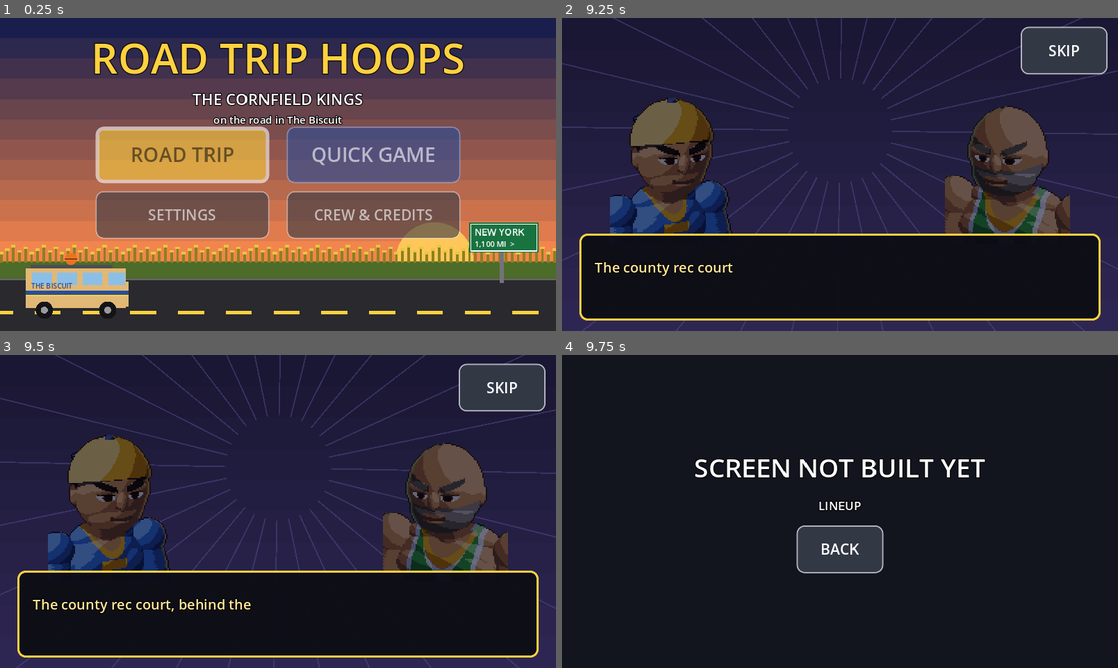
Above: before the commit, frames 1-4 (two rows, left to right).
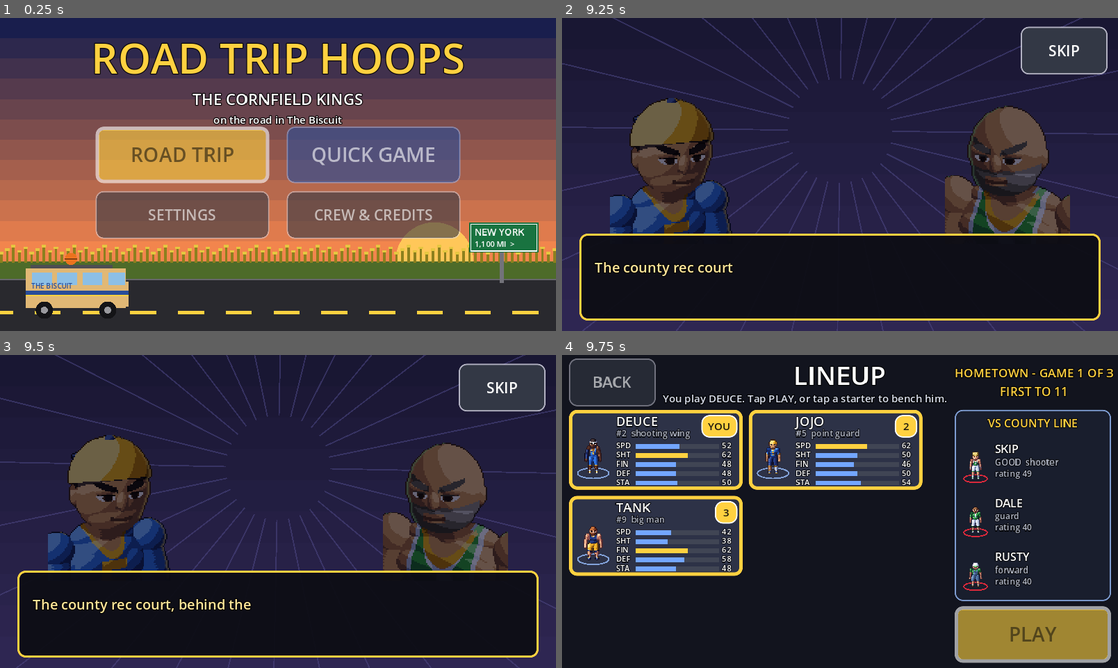
Above: after the commit, the same moments.

Repository: Kirmalo/road-trip-hoops
Game: Godot game, scene res://main.tscn
The game is run twice, just before and just after one commit, with the same random seed, the same clock (stepped at 60 frames per second) and the same inputs.
Inputs (mouse positions are in pixels of both pictures, inside the frame that each line leads up to):
- Up to frame 1 (0.25 s): no input
- Up to frame 2 (9.25 s): tap Enter at 0.5, 0.6, 6.05 s; move the mouse to (812, 237) at 0.52 s; hold W 0.53-1.25 s; click (812, 237) at 0.67 s; tap Space at 0.77 s; click "EASY" at 1.25 s; click "EASY" at 2 s; click "NORMAL" at 2.75 s; click "NORMAL" at 3.5 s; click "BACK" at 4.25 s; drag from (1006, 221) to (812, 237) at 5.02 s; move the mouse to (673, 127) at 5.77 s; hold A 5.78-6.5 s; tap Keypad Enter at 5.85 s; click (673, 127) at 5.92 s; click "NEW TRIP" at 6.5 s; click "EASY" at 7.25 s; click "SKIP" at 8 s; click "GO" at 8.75 s
- Up to frame 3 (9.5 s): no input
- Up to frame 4 (9.75 s): click "SKIP" at 9.5 s

Frames 1-3 are identical in both runs. In frame 4, 35% of the frame differs, in the area x 1-100%, y 1-99%.

Commit message:
P5-11: lineup screen (lineup.gd)
Roster cards in a 2-column scrolling list (idle sprite in your colors on a blue ring,
name, number, role, 5 stat bars); tap to pick 3 starters, the first picked is YOU (badges
YOU / 2 / 3), tap a starter to bench him. The crew you face (their 3, red rings) on the
right, PLAY under it (Trip.set_starters, then Trip.match_for, then the game); BACK to the
map or the bracket. The last lineup is remembered (saved on PLAY). Cards scroll by drag
and only count a tap that didn't move; taps are off for 0.4 s on open and after PLAY.

Trip test: on the first lineup with a recruit it benches everyone and picks by taps
(tap_player), then checks the game and the save use that lineup; --screens decides
games at once and turns vsync off so a screenshot run takes seconds.

Co-Authored-By: Claude Opus 5.5 <noreply@anthropic.com>
Claude-Session: https://claude.ai/code/session_01K8WPuYbTD1xrCASynmgFd3

Diff:
--- /dev/null
+++ b/scripts/lineup.gd
@@ -0,0 +1,460 @@
+extends CanvasLayer
+# Lineup screen (P5-11, Flow screen "lineup"): pick your 3 starters before every trip game. Built in code (ui_kit.gd).
+#   Left: your roster (the 3 underdogs + recruits, up to about 10) as big cards in a scrolling list: idle sprite in
+#   your colors, name, number and role, the 5 stat bars. Tap a card to put him in the lineup; the FIRST one you pick
+#   is the one you control (badge YOU), the others get 2 and 3. Tap a starter again to bench him (the ones after him
+#   move up). With 3 picked, a tap on a bench player says to bench one first.
+#   Right: the crew you face (their 3 for this game, from Trip.match_for()) and PLAY.
+#   PLAY: Trip.set_starters(picks, picks[0]) (saved, so the lineup is remembered for the next game), then
+#   Trip.match_for() builds Flow.match and the game starts. BACK: the map (New York: the bracket).
+# Drag the list (or its wide scroll bar) to scroll; a drag never counts as a tap. Taps are ignored for ARM_T s when the
+# screen opens and once PLAY is on its way, so nothing leaks into the next screen or the game.
+# Desktop testing: Enter = PLAY, Escape = BACK. Trip test: auto_step() keeps the lineup and taps PLAY;
+# tap_player(id) is the card tap (the trip test's pick check uses it).
+
+const UI = preload("res://scripts/ui_kit.gd")
+const Flow = preload("res://scripts/flow.gd")
+const Trip = preload("res://scripts/trip.gd")
+const Cities = preload("res://scripts/cities.gd")
+
+const ARM_T := 0.4                       # s the screen ignores taps after it opens (a tap from the last screen)
+const FRAME_SIZE := Vector2(1280, 720)   # the layout box, centred on wider / taller screens
+const BACK_POS := Vector2(16, 8)
+const HEAD_Y := 4.0                      # px: the title row
+const HINT_X := 232.0                    # px: the hint line, right of BACK
+const HINT_Y := 82.0
+const LIST_POS := Vector2(16, 126)       # the roster list (scrolls)
+const LIST_SIZE := Vector2(872, 580)
+const SCROLL_BAR_W := 36                 # wide enough to drag with a thumb
+const COLS := 2
+const CARD_SIZE := Vector2(400, 184)     # one roster card (the tap target)
+const CARD_GAP := 14
+const CARD_PAD := 12.0
+const SIDE_POS := Vector2(904, 126)      # the opponent panel
+const SIDE_SIZE := Vector2(360, 440)
+const OPP_ROW := 124.0                   # px per opponent
+const PLAY_SIZE := Vector2(360, 130)
+const PLAY_POS := Vector2(904, 578)
+const TAP_SLOP := 14.0                   # px a finger may move and still tap (more = a scroll drag)
+const JUMP_PX := 80.0                    # px: one motion longer than this is a jump of the emulated mouse, not a drag
+const HINT_FLASH := 1.6                  # s the "bench one first" hint stays
+const SPRITE_SCALE := 2.0                # idle frame 40 x 64 source px on a card
+const OPP_SPRITE_SCALE := 1.5
+const SHEET_FRAME := Vector2(40, 64)     # player.gd SHEET_FRAME; idle facing the camera = column 0, row 0
+const SHEET_SIZE := Vector2(1480, 320)   # a full sheet; anything else is drawn as a silhouette
+const SHEET_DIR := "res://assets/players/"
+const CREW_SUFFIX := "_crew"
+const FALLBACK_SHEETS := ["blue_1", "red_1"]   # today's sheets when a player's own is missing (yours / theirs)
+const NAME_FONT := 30
+const SMALL_FONT := 20
+const STAT_FONT := 18
+const STAT_ROW := 21.0                   # px per stat row
+const STAT_LABEL_W := 46.0
+const STAT_NUM_W := 34.0
+const STAT_BAR_H := 11.0
+const STAT_BAR_BG := Color(0.25, 0.27, 0.33)
+const STAT_BAR := Color(0.45, 0.65, 1.0)
+const STAT_HIGH := Color(1.0, 0.82, 0.25)   # 60 and up in gold
+const STAT_HIGH_AT := 60
+const CARD_FILL := Color(0.1, 0.12, 0.18, 0.95)
+const CARD_FILL_PICKED := Color(0.18, 0.2, 0.28, 0.98)
+const CARD_BORDER_W := 3
+const PICKED_BORDER_W := 8
+const BADGE_R := 26.0                    # the YOU / 2 / 3 badge
+const DIM_TEXT := Color(0.7, 0.72, 0.78)
+const HINT_COLOR := Color(0.85, 0.87, 0.92)
+const WARN_COLOR := Color(1.0, 0.6, 0.35)
+const THEIR_RING := Color(0.85, 0.16, 0.23)   # the opponents' ring is always red (owner Q11 a)
+const STAT_NAMES := [["speed", "SPD"], ["shooting", "SHT"], ["finishing", "FIN"], ["defense", "DEF"],
+		["stamina", "STA"]]
+const TIER_TEXT := {"start": "", "avg": "", "good": "GOOD", "boss": "BOSS"}
+
+var main                     # main.gd (set by Flow.build_screen)
+var audio                    # this screen's audio.gd
+var music := "menu"
+
+var _root: Control
+var _frame: Control
+var _scroll: ScrollContainer
+var _cards: Array = []       # Card nodes, roster order
+var _roster: Array = []      # Trip.roster() player dicts
+var _picks: Array = []       # ids in pick order; [0] = you
+var _hint: Label
+var _hint_t := 0.0
+var _play: Button
+var _back: Button
+var _arm_t := ARM_T
+var _busy := false
+var _match := {}
+var _tex := {}               # sheet id -> Texture2D or null (cache)
+
+func _ready() -> void:
+	if not Trip.active:
+		Trip.continue_trip()   # a reload straight onto the lineup: the save is the truth
+	_roster = Trip.roster()
+	_match = Trip.match_for() if Trip.active else {}
+	var ids: Array = Trip.roster_ids()
+	for id in Trip.starters:
+		if ids.has(str(id)) and not _picks.has(str(id)) and _picks.size() < Trip.STARTERS:
+			_picks.append(str(id))
+	_root = UI.screen_root(self)
+	_frame = Control.new()
+	_frame.mouse_filter = Control.MOUSE_FILTER_IGNORE
+	_frame.size = FRAME_SIZE
+	_root.add_child(_frame)
+	_root.resized.connect(_center)
+	_center()
+	_build_head()
+	_build_list()
+	_build_side()
+	_refresh()
+	_stat("lineup_screen")
+
+func _center() -> void:
+	_frame.position = ((_root.size - FRAME_SIZE) / 2.0).floor()
+
+func _process(delta: float) -> void:
+	if _arm_t > 0.0:
+		_arm_t -= delta
+		if _arm_t <= 0.0:
+			_refresh()
+	if _hint_t > 0.0:
+		_hint_t -= delta
+		if _hint_t <= 0.0:
+			_refresh()
+
+func _unhandled_key_input(event: InputEvent) -> void:
+	var k := event as InputEventKey
+	if k == null or not k.pressed or k.echo:
+		return
+	if k.keycode == KEY_ESCAPE:
+		_on_back()
+	elif k.keycode == KEY_ENTER:
+		_on_play()
+
+func _stat(key: String) -> void:
+	if main != null and main.has_method("stat"):
+		main.stat(key)
+
+# ---------------- building ----------------
+
+func _build_head() -> void:
+	_back = UI.button(_frame, "BACK", _on_back, UI.KIND_OPT, UI.SMALL_SIZE)
+	_back.position = BACK_POS
+	var head := UI.title(_frame, "LINEUP")
+	head.position = Vector2(240, HEAD_Y)
+	head.size = Vector2(800, 76)
+	var sub: String = str(_match.get("label", ""))
+	if _match.has("target"):
+		sub += "\nFIRST TO %d" % int(_match.get("target", 0))
+	var lbl := UI.subtitle(_frame, sub, UI.LIT_COLOR)
+	lbl.position = SIDE_POS - Vector2(0, SIDE_POS.y - HEAD_Y)
+	lbl.size = Vector2(SIDE_SIZE.x, SIDE_POS.y - HEAD_Y - 6.0)
+	_hint = UI.label(_frame, "", SMALL_FONT + 4, HINT_COLOR)
+	_hint.position = Vector2(HINT_X, HINT_Y)
+	_hint.size = Vector2(LIST_POS.x + LIST_SIZE.x - HINT_X, 36)
+
+func _build_list() -> void:
+	_scroll = ScrollContainer.new()
+	_scroll.position = LIST_POS
+	_scroll.size = LIST_SIZE
+	_scroll.horizontal_scroll_mode = ScrollContainer.SCROLL_MODE_DISABLED
+	_scroll.mouse_filter = Control.MOUSE_FILTER_STOP
+	var bar: VScrollBar = _scroll.get_v_scroll_bar()
+	bar.custom_minimum_size = Vector2(SCROLL_BAR_W, 0)
+	bar.add_theme_stylebox_override("scroll", UI.style_box(UI.OPT_COLOR, UI.OPT_BORDER, 2))
+	for k in ["grabber", "grabber_highlight", "grabber_pressed"]:
+		bar.add_theme_stylebox_override(k, UI.style_box(UI.LIT_COLOR, UI.LIT_BORDER, 2))
+	_frame.add_child(_scroll)
+	var grid := GridContainer.new()
+	grid.columns = COLS
+	grid.add_theme_constant_override("h_separation", CARD_GAP)
+	grid.add_theme_constant_override("v_separation", CARD_GAP)
+	grid.mouse_filter = Control.MOUSE_FILTER_IGNORE
+	_scroll.add_child(grid)
+	for p in _roster:
+		var c := Card.new()
+		c.screen = self
+		c.p = p
+		c.tex = _sheet(str(p.get("sheet", "")), 0)
+		c.custom_minimum_size = CARD_SIZE
+		c.mouse_filter = Control.MOUSE_FILTER_STOP
+		grid.add_child(c)
+		_cards.append(c)
+
+func _build_side() -> void:
+	var side := Side.new()
+	side.screen = self
+	side.position = SIDE_POS
+	side.size = SIDE_SIZE
+	side.mouse_filter = Control.MOUSE_FILTER_IGNORE
+	var teams: Array = _match.get("teams", [])
+	if teams.size() == 2:
+		side.crew = str((teams[1] as Dictionary).get("name", ""))
+		for p in (teams[1] as Dictionary).get("players", []):
+			side.players.append(p)
+			side.texs.append(_sheet(str((p as Dictionary).get("sheet", "")), 1))
+	_frame.add_child(side)
+	_play = UI.button(_frame, "PLAY", _on_play, UI.KIND_LIT, PLAY_SIZE)
+	_play.position = PLAY_POS
+
+# a sheet texture (null = draw a silhouette): the player's own, without _crew, then today's team sheet
+func _sheet(sheet: String, team: int) -> Texture2D:
+	var key: String = "%s/%d" % [sheet, team]
+	if _tex.has(key):
+		return _tex[key]
+	var tries: Array = [sheet]
+	if sheet.ends_with(CREW_SUFFIX):
+		tries.append(sheet.substr(0, sheet.length() - CREW_SUFFIX.length()))
+	tries.append(FALLBACK_SHEETS[team])
+	var out: Texture2D = null
+	for s in tries:
+		var path: String = SHEET_DIR + str(s) + ".png"
+		if str(s) != "" and ResourceLoader.exists(path):
+			var t = load(path)
+			if t is Texture2D and (t as Texture2D).get_size() == SHEET_SIZE:
+				out = t
+				break
+	_tex[key] = out
+	return out
+
+# ---------------- state ----------------
+
+func _refresh() -> void:
+	var full: bool = _picks.size() == Trip.STARTERS
+	UI.set_enabled(_play, full and _arm_t <= 0.0 and not _busy)
+	UI.set_enabled(_back, _arm_t <= 0.0 and not _busy)
+	if _hint_t > 0.0:
+		_hint.label_settings.font_color = WARN_COLOR
+	else:
+		_hint.label_settings.font_color = HINT_COLOR
+		if _picks.is_empty():
+			_hint.text = "Tap 3 starters. The first one you pick is YOU."
+		elif full:
+			_hint.text = "You play %s. Tap PLAY, or tap a starter to bench him." % _name_of(str(_picks[0]))
+		else:
+			_hint.text = "Pick %d more. You play %s." % [Trip.STARTERS - _picks.size(), _name_of(str(_picks[0]))]
+	for c in _cards:
+		(c as Control).queue_redraw()
+
+func _name_of(id: String) -> String:
+	for p in _roster:
+		if str(p.get("id", "")) == id:
+			return str(p.get("name", id))
+	return id
+
+# the badge of a roster player: 0 = bench, 1 = YOU, 2, 3
+func slot_of(id: String) -> int:
+	return _picks.find(id) + 1
+
+# a tap on a roster card (also the trip test's tap)
+func tap_player(id: String) -> void:
+	if _busy:
+		return
+	if _picks.has(id):
+		_picks.erase(id)
+		_stat("lineup_bench")
+	elif _picks.size() < Trip.STARTERS:
+		_picks.append(id)
+		_stat("lineup_pick")
+	else:
+		_hint.text = "3 starters picked: tap one of them to bench him first."
+		_hint_t = HINT_FLASH
+		_refresh()
+		return
+	if audio != null:
+		audio.play("bounce", -8.0)
+	_hint_t = 0.0
+	_refresh()
+
+func _card_tapped(id: String) -> void:
+	if _arm_t > 0.0:
+		return
+	tap_player(id)
+
+func _on_play() -> void:
+	if _busy or _arm_t > 0.0 or _picks.size() != Trip.STARTERS:
+		return
+	if not Trip.set_starters(_picks, str(_picks[0])):
+		_hint.text = "That lineup doesn't work: pick 3 different players."
+		_hint_t = HINT_FLASH
+		_refresh()
+		return
+	if audio != null:
+		audio.play("bounce", -4.0)
+	_stat("lineup_play")
+	Trip.match_for()   # Flow.match with these starters (starter 0 = you)
+	_go(Flow.GAME)
+
+func _on_back() -> void:
+	if _busy or _arm_t > 0.0:
+		return
+	_go("bracket" if Trip.is_tournament(Trip.city) else "map")
+
+func _go(to: String) -> void:
+	_busy = true
+	_refresh()
+	Flow.go(to)
+
+# trip test: keep the lineup (fill it from the roster if it isn't 3) and PLAY
+func auto_step() -> bool:
+	if _busy:
+		return false
+	for id in Trip.roster_ids():
+		if _picks.size() >= Trip.STARTERS:
+			break
+		if not _picks.has(str(id)):
+			_picks.append(str(id))
+	_arm_t = 0.0
+	_on_play()
+	return _busy
+
+# ---------------- drawing helpers (cards and the side panel) ----------------
+
+static func draw_text(c: CanvasItem, pos: Vector2, text: String, fs: int, col: Color,
+		align := HORIZONTAL_ALIGNMENT_LEFT, w := -1.0) -> void:
+	var font: Font = ThemeDB.fallback_font
+	c.draw_string_outline(font, pos, text, align, w, fs, 6, UI.OUTLINE_COLOR)
+	c.draw_string(font, pos, text, align, w, fs, col)
+
+static func draw_sprite(c: CanvasItem, tex: Texture2D, pos: Vector2, sc: float, fallback: Color) -> void:
+	var sz: Vector2 = SHEET_FRAME * sc
+	if tex != null:
+		c.draw_texture_rect_region(tex, Rect2(pos, sz), Rect2(Vector2.ZERO, SHEET_FRAME))
+	else:
+		c.draw_circle(pos + Vector2(sz.x / 2.0, sz.y * 0.2), sz.x * 0.22, fallback)
+		c.draw_rect(Rect2(pos + Vector2(sz.x * 0.22, sz.y * 0.34), Vector2(sz.x * 0.56, sz.y * 0.6)), fallback)
+
+static func draw_ring(c: CanvasItem, feet: Vector2, w: float, col: Color) -> void:
+	var pts := PackedVector2Array()
+	for i in 25:
+		var a: float = TAU * i / 24.0
+		pts.append(feet + Vector2(cos(a) * w / 2.0, sin(a) * w / 6.0))
+	c.draw_polyline(pts, col, 3.0)
+
+
+# One roster card: tap = pick / bench; a drag scrolls the list instead.
+class Card extends Control:
+	var screen               # lineup.gd
+	var p := {}
+	var tex: Texture2D
+	var _down := false
+	var _drag := false
+	var _press := Vector2.ZERO   # where the finger went down (screen px; the card moves while the list scrolls)
+	var _last := Vector2.ZERO
+
+	# Distances are measured from the press point on the screen, not summed from motion events: the web build can
+	# send one motion with a big jump (the emulated mouse catching up with a new finger), which is not a drag.
+	func _gui_input(event: InputEvent) -> void:
+		var mb := event as InputEventMouseButton
+		if mb != null and mb.button_index == MOUSE_BUTTON_LEFT:
+			if mb.pressed:
+				_down = true
+				_drag = false
+				_press = mb.global_position
+				_last = _press
+			elif _down:
+				_down = false
+				if not _drag and mb.global_position.distance_to(_press) <= screen.TAP_SLOP:
+					screen._card_tapped(str(p.get("id", "")))
+			accept_event()
+			return
+		if mb != null and (mb.button_index == MOUSE_BUTTON_WHEEL_UP or mb.button_index == MOUSE_BUTTON_WHEEL_DOWN):
+			return   # the wheel goes on to the scroll container
+		var mm := event as InputEventMouseMotion
+		if mm != null and _down:
+			var g: Vector2 = mm.global_position
+			var step: Vector2 = g - _last
+			_last = g
+			if step.length() > screen.JUMP_PX:
+				_press = g   # a jump, not a finger moving: start measuring again from here
+			elif g.distance_to(_press) > screen.TAP_SLOP:
+				_drag = true
+			if _drag and step.length() <= screen.JUMP_PX:
+				screen._scroll.scroll_vertical -= int(step.y)
+			accept_event()
+
+	func _draw() -> void:
+		var s = screen
+		var id: String = str(p.get("id", ""))
+		var slot: int = s.slot_of(id)
+		var r := Rect2(Vector2.ZERO, size)
+		var fill: Color = s.CARD_FILL_PICKED if slot > 0 else s.CARD_FILL
+		var border: Color = s.UI.LIT_COLOR if slot > 0 else s.UI.OFF_BORDER
+		var sb: StyleBoxFlat = s.UI.style_box(fill, border, s.PICKED_BORDER_W if slot > 0 else s.CARD_BORDER_W)
+		draw_style_box(sb, r)
+		var pad: float = s.CARD_PAD
+		# the sprite on a blue ring
+		var sc: float = s.SPRITE_SCALE
+		var spr: Vector2 = s.SHEET_FRAME * sc
+		var sp := Vector2(pad + 4.0, (size.y - spr.y) / 2.0)
+		s.draw_ring(self, sp + Vector2(spr.x / 2.0, spr.y * 59.0 / 64.0), spr.x * 0.9, s.UI.OFF_BORDER)
+		s.draw_sprite(self, tex, sp, sc, s.UI.OFF_COLOR)
+		# name, number, role
+		var x: float = sp.x + spr.x + 12.0
+		var tw: float = size.x - x - pad
+		s.draw_text(self, Vector2(x, pad + 26.0), str(p.get("name", id)), s.NAME_FONT, s.UI.TEXT_COLOR)
+		var role: String = str(p.get("role", ""))
+		var num: int = int(p.get("number", 0))
+		var tier: String = str(s.TIER_TEXT.get(str(p.get("tier", "")), ""))
+		var sub: String = ("#%d  " % num if num > 0 else "") + role + (("  " + tier) if tier != "" else "")
+		s.draw_text(self, Vector2(x, pad + 50.0), sub, s.SMALL_FONT, s.DIM_TEXT, HORIZONTAL_ALIGNMENT_LEFT, tw)
+		# the 5 stats
+		var rt: Dictionary = p.get("ratings", {})
+		var y: float = pad + 62.0
+		var bar_w: float = tw - s.STAT_LABEL_W - s.STAT_NUM_W - 8.0
+		for e in s.STAT_NAMES:
+			var v: int = int(rt.get(e[0], 0))
+			s.draw_text(self, Vector2(x, y + 15.0), str(e[1]), s.STAT_FONT, s.UI.TEXT_COLOR)
+			var bx: float = x + s.STAT_LABEL_W
+			var by: float = y + (s.STAT_ROW - s.STAT_BAR_H) / 2.0
+			draw_rect(Rect2(bx, by, bar_w, s.STAT_BAR_H), s.STAT_BAR_BG)
+			var col: Color = s.STAT_HIGH if v >= s.STAT_HIGH_AT else s.STAT_BAR
+			draw_rect(Rect2(bx, by, bar_w * clampf(v / 100.0, 0.0, 1.0), s.STAT_BAR_H), col)
+			s.draw_text(self, Vector2(bx + bar_w + 6.0, y + 15.0), str(v), s.STAT_FONT, s.UI.TEXT_COLOR)
+			y += s.STAT_ROW
+		# the badge: YOU (the one you control), 2, 3
+		if slot > 0:
+			var txt: String = "YOU" if slot == 1 else str(slot)
+			var bw: float = s.BADGE_R * (3.2 if slot == 1 else 2.0)
+			var br := Rect2(size.x - pad - bw, pad, bw, s.BADGE_R * 2.0)
+			draw_style_box(s.UI.style_box(s.UI.LIT_COLOR, s.UI.LIT_BORDER, 3), br)
+			var font: Font = ThemeDB.fallback_font
+			var fs: int = 24
+			draw_string(font, Vector2(br.position.x, br.get_center().y + fs * 0.36), txt, HORIZONTAL_ALIGNMENT_CENTER,
+					bw, fs, s.UI.LIT_TEXT)
+
+
+# The crew you face: their name and the 3 players for this game (red ring, owner Q11 a).
+class Side extends Control:
+	var screen
+	var crew := ""
+	var players: Array = []
+	var texs: Array = []
+
+	func _draw() -> void:
+		var s = screen
+		draw_style_box(s.UI.style_box(s.UI.PANEL_COLOR, s.UI.PANEL_BORDER, s.UI.BORDER), Rect2(Vector2.ZERO, size))
+		s.draw_text(self, Vector2(0, 40), "VS " + crew, s.NAME_FONT - 4, s.UI.LIT_COLOR, HORIZONTAL_ALIGNMENT_CENTER,
+				size.x)
+		var y: float = 56.0
+		for i in players.size():
+			var p: Dictionary = players[i]
+			var sc: float = s.OPP_SPRITE_SCALE
+			var spr: Vector2 = s.SHEET_FRAME * sc
+			var sp := Vector2(18.0, y + (s.OPP_ROW - spr.y) / 2.0)
+			s.draw_ring(self, sp + Vector2(spr.x / 2.0, spr.y * 59.0 / 64.0), spr.x * 0.9, s.THEIR_RING)
+			s.draw_sprite(self, texs[i] if i < texs.size() else null, sp, sc, s.THEIR_RING)
+			var x: float = sp.x + spr.x + 14.0
+			s.draw_text(self, Vector2(x, y + 44.0), str(p.get("name", "?")), s.NAME_FONT - 4, s.UI.TEXT_COLOR)
+			var tier: String = str(s.TIER_TEXT.get(str(p.get("tier", "")), ""))
+			var role: String = str(p.get("role", ""))
+			var sub: String = (tier + "  " if tier != "" else "") + role
+			s.draw_text(self, Vector2(x, y + 72.0), sub, s.SMALL_FONT, s.STAT_HIGH if tier == "BOSS" else s.DIM_TEXT,
+					HORIZONTAL_ALIGNMENT_LEFT, size.x - x - 12.0)
+			var rt: Dictionary = p.get("ratings", {})
+			var tot := 0
+			for e in s.STAT_NAMES:
+				tot += int(rt.get(e[0], 0))
+			s.draw_text(self, Vector2(x, y + 98.0), "rating %d" % int(round(tot / 5.0)), s.SMALL_FONT, s.DIM_TEXT)
+			y += s.OPP_ROW
--- a/scripts/trip_test.gd
+++ b/scripts/trip_test.gd
@@ -12,7 +12,8 @@
 #   ... -- --trip-test --target 3 --trip-stop-after hometown  quits on the map once Hometown is done (saved)
 #   ... -- --trip-test --target 3 --trip-resume               loads the save (a new process) and goes on
 #   xvfb-run -a -s "-screen 0 1280x720x24" godot --path . --rendering-driver opengl3 --fixed-fps 60 -- --trip-test
-#        --target 3 --screens      screenshots of every screen to /tmp/hoops_screen_NN_<screen>.png
+#        --target 3 --screens      screenshots of every screen to /tmp/hoops_screen_NN_<screen>.png (each trip game
+#                                  is then decided at once: won, or lost when forced; the screens are the point)
 # Prints TRIP lines (screen, city, game, phase, points, record, roster, save check, each game's result) and ends with
 # "TRIP END" (exit 0), "TRIP STOP" (exit 0) or "TRIP ERROR: <why>" (exit 1). Uses user://trip_test.json (save.gd).
 
@@ -46,6 +47,7 @@
 static var _shot_count := {}      # screen name -> screenshots taken
 static var _picked := false       # PICK_TEST done
 static var _losses_forced := 0
+static var _pick_want: Array = [] # the lineup the pick test chose; the next game's team 0 must be it
 
 var main                          # main.gd (Flow sets it)
 var _screen := ""
@@ -60,6 +62,8 @@
 	if not _started:
 		_started = true
 		_parse_args()
+		if _shoot:
+			DisplayServer.window_set_vsync_mode(DisplayServer.VSYNC_DISABLED)   # xvfb: don't wait for frames
 		print("TRIP TEST start | save file %s | target %s | force loss %s | stop after %s | resume %s" % [
 				Save.path(), _arg_after("--target", "-"), str(_force), _stop_after if _stop_after != "" else "-",
 				"yes" if _resume else "no"])
@@ -168,18 +172,29 @@
 			str(m.get("level", "")), Cities.CREW_NAME, str(mine),
 			str((tm[1] as Dictionary).get("name", "")) if tm.size() == 2 else "?", str(theirs),
 			" | FORCED LOSS" if _forcing else ""])
+	if _pick_want.size() > 0:
+		var same: bool = mine == _pick_want and Trip.starters == _pick_want and Trip.human == str(_pick_want[0]) \
+				and str(Save.read().get("human", "")) == str(_pick_want[0])
+		print("TRIP lineup in the game and the save: %s" % ("ok, you play " + str(mine[0]) if same else "WRONG"))
+		if not same:
+			_fail("the picked lineup is not the game's or the save's")
+			return
+		_pick_want = []
 	if mine.size() != Trip.STARTERS or theirs.size() != Trip.STARTERS:
 		_fail("the match does not have 3 players a side")
 
 func _watch_game() -> void:
 	if main == null:
 		return
-	if _forcing and _frames == FORCE_LOSS_FRAMES and not bool(main.get("game_over")):
+	if (_forcing or _shoot) and _frames == FORCE_LOSS_FRAMES and not bool(main.get("game_over")):
+		# a forced loss: the CPU crew "wins"; under --screens every game is decided at once (the screens matter)
 		var tg: int = int(main.rules.get("target"))
-		main.score[0] = 0
-		main.score[1] = tg
-		_losses_forced += 1
-		main.rules.call("_end_game", 1)   # the CPU crew "wins": the flow records a loss
+		var w: int = 1 if _forcing else 0
+		main.score[w] = tg
+		main.score[1 - w] = 0
+		if _forcing:
+			_losses_forced += 1
+		main.rules.call("_end_game", w)
 	if bool(main.get("game_over")):
 		if not _over_seen:
 			_over_seen = true
@@ -188,7 +203,7 @@
 			var st: Dictionary = main.stats
 			print("TRIP result game %d | %s %d - %d | %s | length %d:%02d | shots %d | fouls %d" % [_games,
 					"WON" if int(sc[0]) > int(sc[1]) else "LOST", int(sc[0]), int(sc[1]),
-					"forced" if _forcing else "played", secs / 60, secs % 60, int(st.get("shots", 0)),
+					"forced" if _forcing else "decided (--screens)" if _shoot else "played", secs / 60, secs % 60, int(st.get("shots", 0)),
 					int(st.get("fouls_t0", 0)) + int(st.get("fouls_t1", 0))])
 		return
 	if _frames > GAME_FRAMES:
@@ -279,11 +294,15 @@
 		node.call("tap_player", str(id))   # tap a starter = bench him
 	for id in want:
 		node.call("tap_player", id)
-	var ok: bool = Trip.starters == want and Trip.human == want[0]
-	print("TRIP lineup picked by taps %s, you play %s: %s" % [str(Trip.starters), Trip.human,
-			"ok" if ok else "WRONG (wanted %s)" % str(want)])
-	if not ok:
-		_fail("lineup taps did not set the starters")
+	var got: Array = node.get("_picks")
+	print("TRIP lineup picked by taps %s (you play %s): %s" % [str(got), str(got[0]) if got.size() > 0 else "-",
+			"ok" if got == want else "WRONG (wanted %s)" % str(want)])
+	if got != want:
+		_fail("lineup taps did not pick %s" % str(want))
+		return
+	_pick_want = want   # PLAY saves them; the next game must use them (checked in _start_game)
+	if _shoot:
+		_screenshot("lineup_picked")
 
 # ---------------- prints ----------------
 
@@ -320,10 +339,10 @@
 	_finished = true
 	get_tree().quit(code)
 
-func _screenshot() -> void:
+func _screenshot(tag: String = "") -> void:
 	_shot_count[_screen] = int(_shot_count.get(_screen, 0)) + 1
 	_shot_n += 1
-	var path: String = SHOT_PATH % [_shot_n, _screen]
+	var path: String = SHOT_PATH % [_shot_n, tag if tag != "" else _screen]
 	await RenderingServer.frame_post_draw
 	if not is_inside_tree():
 		return
